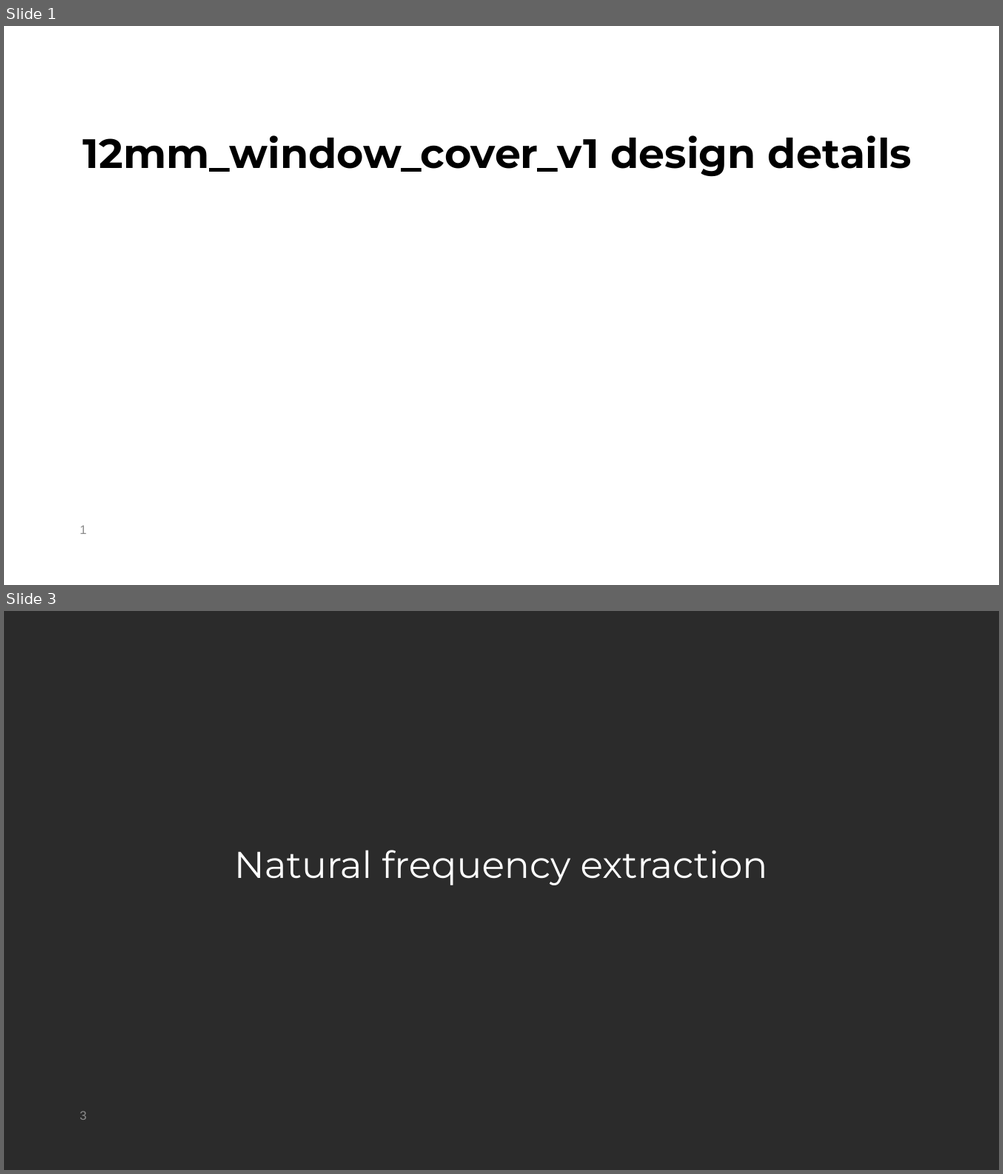
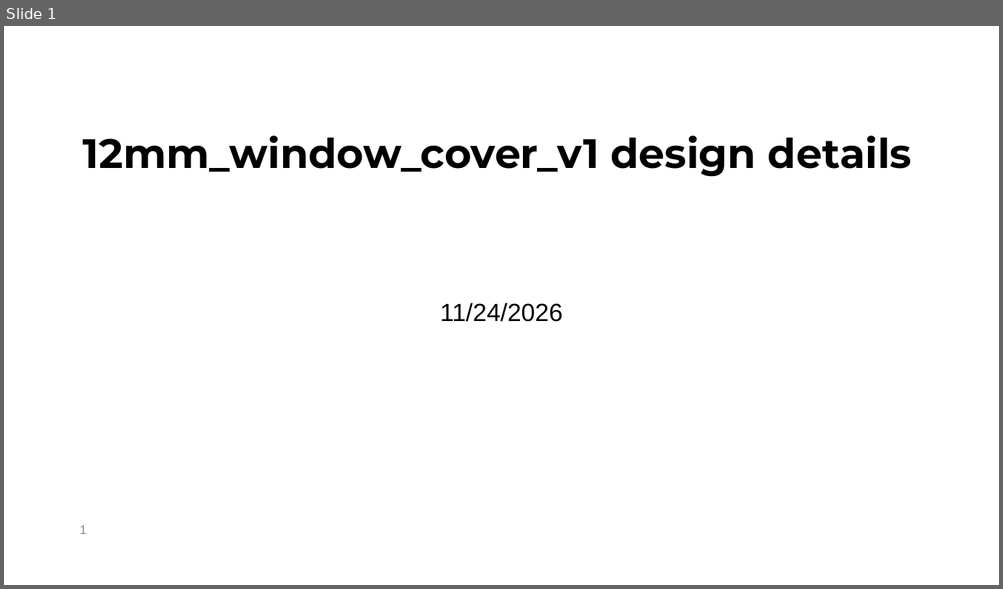
Before and after one commit to ARTS-Laboratory/LPBF-Observer, a slide deck: system_development/Damascus/V0.5.1/hardware development/Parts/12mm_window_cover_v1_details.pptx. Shown one above the other, each under a label of ours: slides 1 and 3 before the commit, slide 1 after it; the slides between them are not shown. The pictures are 1003x1174 and 1003x589 pixels, drawn with LibreOffice and Linux fonts; fonts in the diff are those of the drawing; background and template pictures are left out; a plain dark background stands for a picture behind light text. Boxes give left, top, right and bottom in pixels: in the first picture for what was removed or moved away, otherwise in the second. Text is boxed around its words. In the diff, an @@ line names an element or a change of style, - is before the commit and + after.

```diff
--- a/system_development/Damascus/V0.5.1/hardware development/Parts/12mm_window_cover_v1_details.pptx
+++ b/system_development/Damascus/V0.5.1/hardware development/Parts/12mm_window_cover_v1_details.pptx
@@ slide 3 removed at (x1=4, y1=611, x2=999, y2=1170), background picture (left out) @@
@@ title removed at (x1=234, y1=850, x2=768, y2=886) @@
-Natural frequency extraction
@@ page number removed at (x1=79, y1=1111, x2=86, y2=1120) @@
-3
@@ slide 1 changed as well @@
@@ subtitle added at (x1=440, y1=303, x2=563, y2=322), 24 pt, text #000000 @@
+11/24/2026
```
Also in this commit, not shown: 2 slides added, 4 other slides removed.
